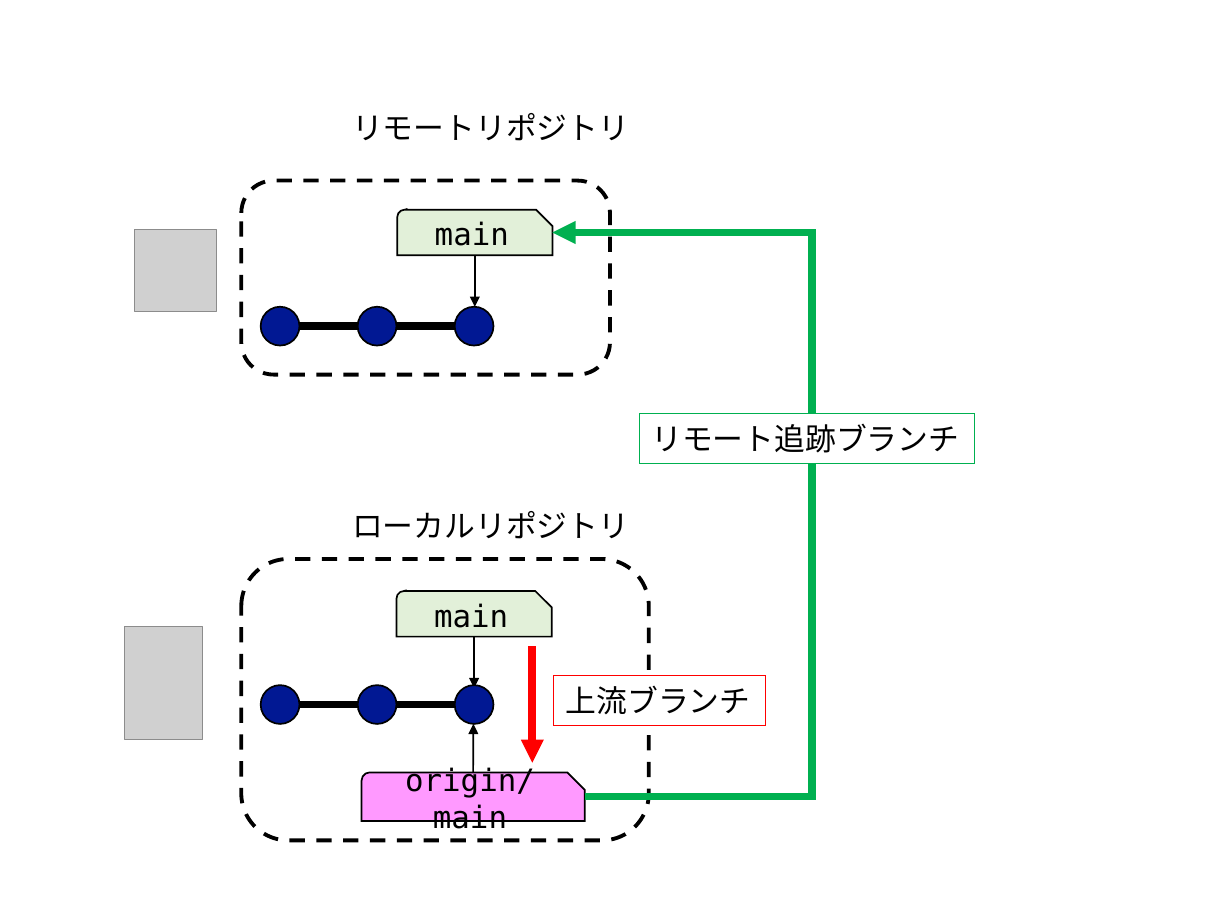
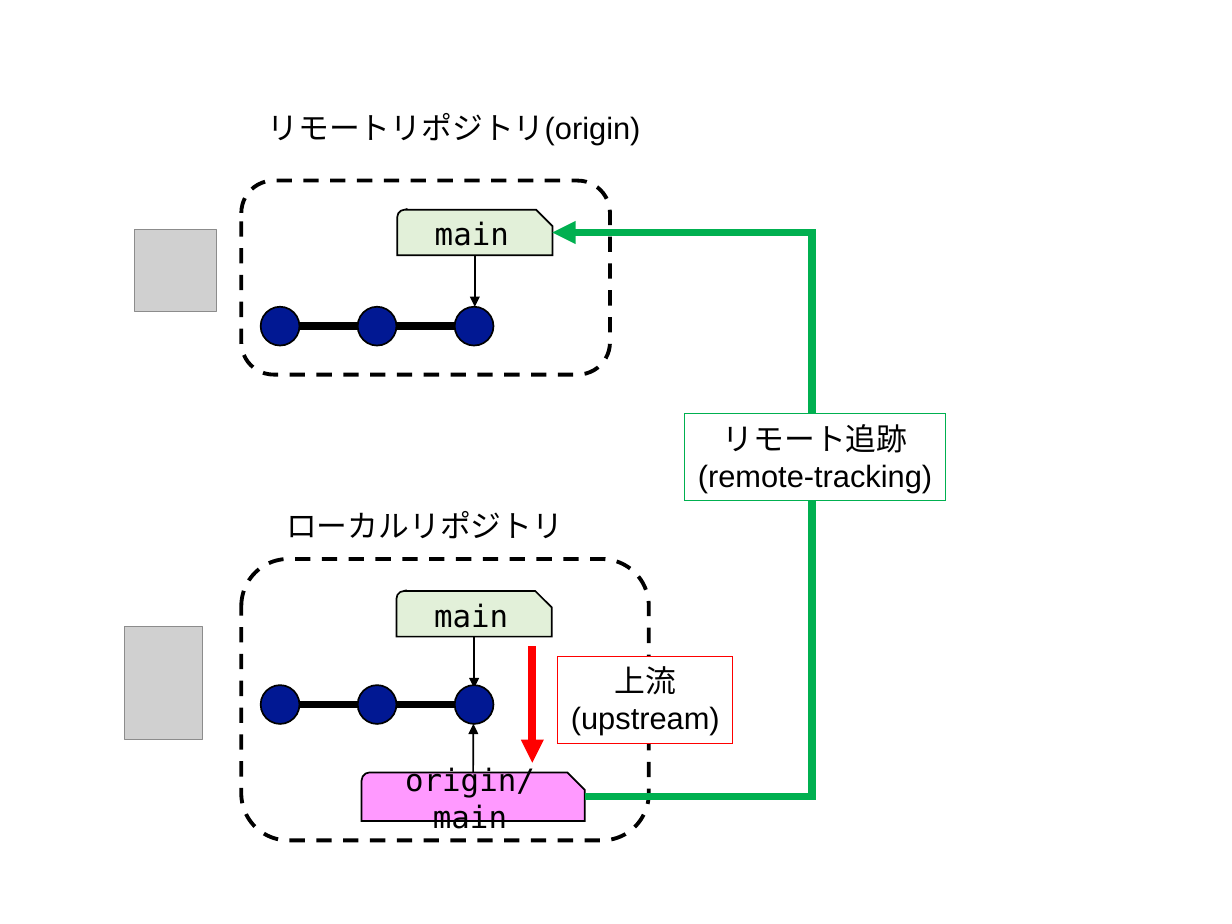
Before and after one commit to kaityo256/github, a slide deck: slide 9 of remote/fig/fig.pptx. Drawn at 1232x924 pixels with LibreOffice and Linux fonts; fonts in the diff are those of the drawing; grey boxes stand for pictures. Boxes give left, top, right and bottom in pixels: in the first picture for what was removed or moved away, otherwise in the second. Text is boxed around its words. In the diff, an @@ line names an element or a change of style, - is before the commit and + after.

```diff
--- a/remote/fig/fig.pptx
+++ b/remote/fig/fig.pptx
@@ text at (267, 113, 640, 146): text changed @@
-リモートリポジトリ
+リモートリポジトリ(origin)
@@ rectangle "リモート追跡": place and size @@
-rectangle "リモート追跡" at (639, 414, 976, 463)
+rectangle "リモート追跡" at (684, 414, 945, 501)
@@ text in rectangle at (698, 424, 932, 492): text changed @@
-リモート追跡ブランチ
+リモート追跡
+(remote-tracking)
@@ text "ローカルリポジトリ": place and size @@
-text "ローカルリポジトリ" at (352, 511, 629, 539)
+text "ローカルリポジトリ" at (286, 511, 563, 539)
@@ rectangle "上流": place and size @@
-rectangle "上流" at (553, 675, 765, 724)
+rectangle "上流" at (558, 655, 733, 743)
@@ text in rectangle at (571, 666, 720, 735): text changed @@
-上流ブランチ
+上流
+(upstream)
```
Also in this commit, not shown: 2 slides added, 3 other files.
